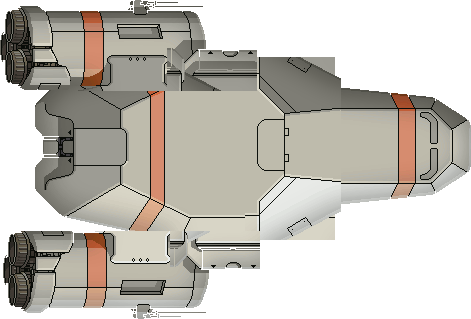
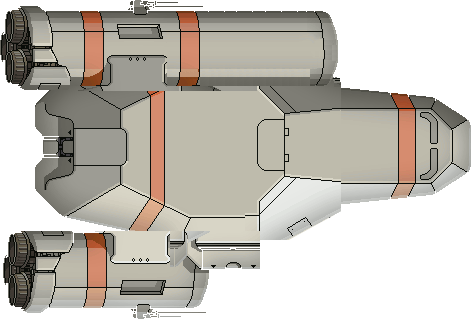
Comparing the layer stacks of the two 471 × 319 images. Changes:
painted on "kestrel2.png" over [167, 11, 341, 240]
